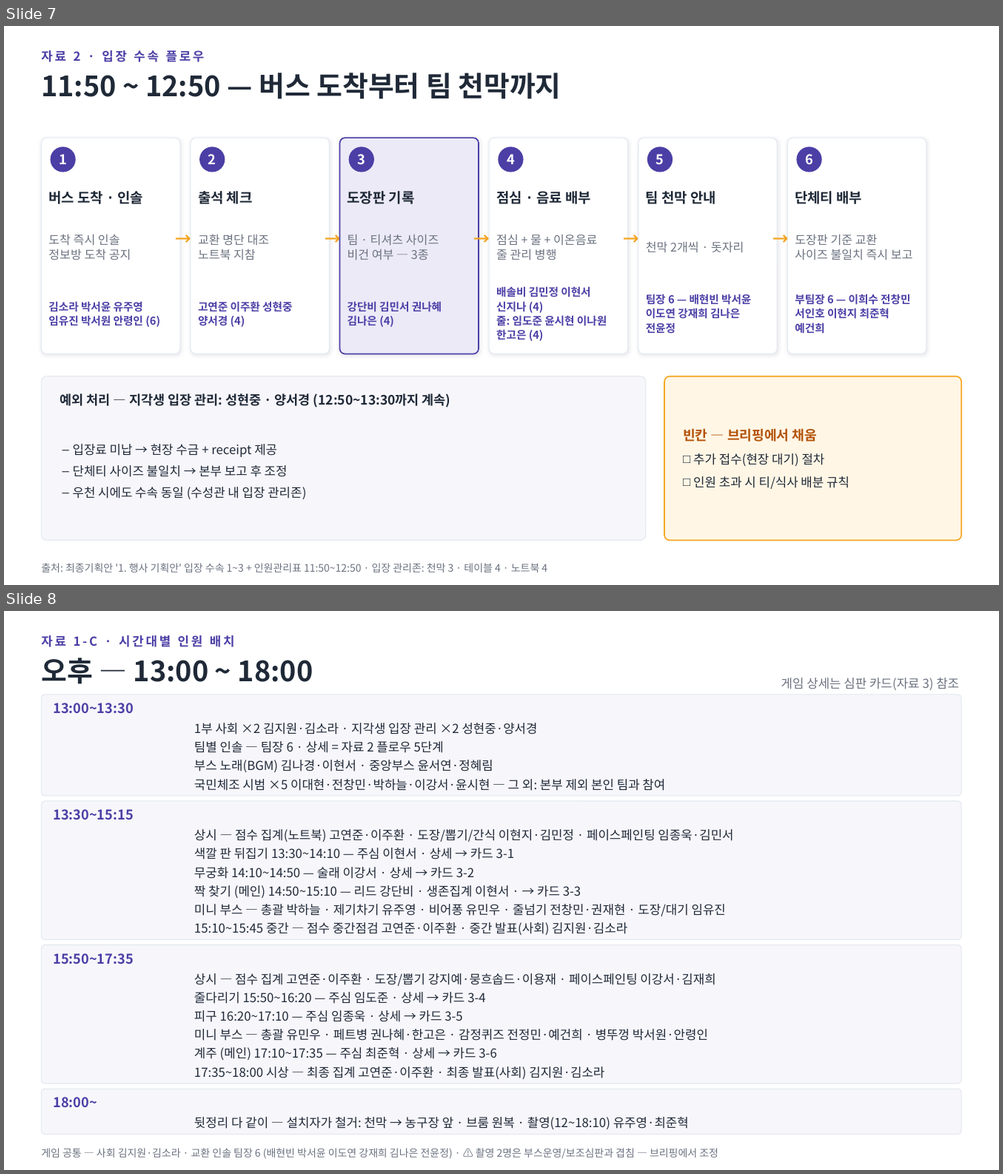
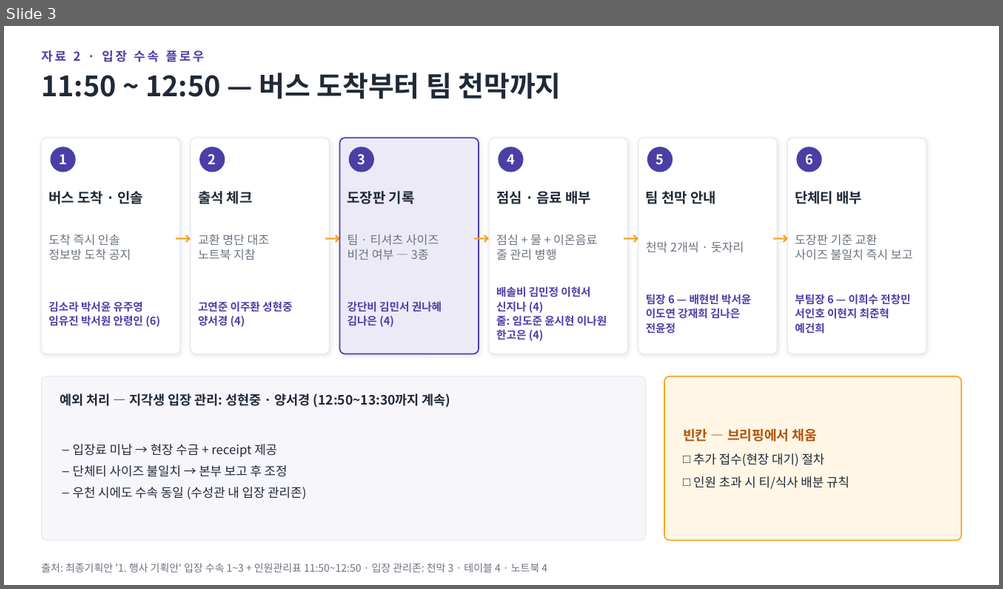
Before and after one commit to F10W3R-13/sportsday-hub, a slide deck: 26-2 Sports Day/최종 브리핑 덱 (발표자용).pptx. Shown one above the other, each under a label of ours: slides 7 and 8 before the commit, slide 3 after it. The pictures are 1003x1174 and 1003x589 pixels, drawn with LibreOffice and Linux fonts; fonts in the diff are those of the drawing. Boxes give left, top, right and bottom in pixels: in the first picture for what was removed or moved away, otherwise in the second. Text is boxed around its words. In the diff, an @@ line names an element or a change of style, - is before the commit and + after.

Commit message:
docs: 26-2 최종 콘텐츠 확정 — 기획지침 마스터·브리핑 덱 최종본, 검증 절차·진행용 브리핑·시각자료 계획 문서 신규, 행사일 9/20 마이그레이션(0021)

```diff
--- a/26-2 Sports Day/최종 브리핑 덱 (발표자용).pptx
+++ b/26-2 Sports Day/최종 브리핑 덱 (발표자용).pptx
@@ slide 8 removed at box(4, 611, 999, 1170), background #FFFFFF @@
@@ text removed at box(41, 635, 235, 647) @@
-자료 1-C · 시간대별 인원 배치
@@ text removed at box(41, 658, 313, 684) @@
-오후 — 13:00 ~ 18:00
@@ rounded rectangle removed at box(41, 695, 962, 796) @@
@@ text removed at box(781, 678, 959, 690) @@
-게임 상세는 심판 카드(자료 3) 참조
@@ text removed at box(53, 703, 133, 713) @@
-13:00~13:30
@@ text removed at box(194, 723, 538, 735) @@
-1부 사회 ×2 김지원·김소라 · 지각생 입장 관리 ×2 성현중·양서경
@@ text removed at box(194, 741, 444, 753) @@
-팀별 인솔 — 팀장 6 · 상세 = 자료 2 플로우 5단계
@@ text removed at box(194, 760, 493, 772) @@
-부스 노래(BGM) 김나경·이현서 · 중앙부스 윤서연·정혜림
@@ text removed at box(194, 779, 665, 791) @@
-국민체조 시범 ×5 이대현·전창민·박하늘·이강서·윤시현 — 그 외: 본부 제외 본인 팀과 참여
@@ rounded rectangle removed at box(41, 801, 962, 940) @@
@@ text removed at box(53, 809, 133, 820) @@
-13:30~15:15
@@ text removed at box(194, 829, 733, 842) @@
-상시 — 점수 집계(노트북) 고연준·이주환 · 도장/뽑기/간식 이현지·김민정 · 페이스페인팅 임종욱·김민서
@@ text removed at box(194, 848, 514, 860) @@
-색깔 판 뒤집기 13:30~14:10 — 주심 이현서 · 상세 → 카드 3-1
@@ text removed at box(194, 867, 474, 879) @@
-무궁화 14:10~14:50 — 술래 이강서 · 상세 → 카드 3-2
@@ text removed at box(194, 886, 580, 898) @@
-짝 찾기 (메인) 14:50~15:10 — 리드 강단비 · 생존집계 이현서 · → 카드 3-3
@@ text removed at box(194, 904, 726, 917) @@
-미니 부스 — 총괄 박하늘 · 제기차기 유주영 · 비어퐁 유민우 · 줄넘기 전창민·권재현 · 도장/대기 임유진
@@ text removed at box(194, 923, 627, 935) @@
-15:10~15:45 중간 — 점수 중간점검 고연준·이주환 · 중간 발표(사회) 김지원·김소라
@@ rounded rectangle removed at box(41, 945, 962, 1084) @@
@@ text removed at box(53, 954, 133, 964) @@
-15:50~17:35
@@ text removed at box(194, 974, 715, 986) @@
-상시 — 점수 집계 고연준·이주환 · 도장/뽑기 강지예·뭉흐솝드·이용재 · 페이스페인팅 이강서·김재희
@@ text removed at box(194, 992, 485, 1004) @@
-줄다리기 15:50~16:20 — 주심 임도준 · 상세 → 카드 3-4
@@ text removed at box(194, 1011, 462, 1022) @@
-피구 16:20~17:10 — 주심 임종욱 · 상세 → 카드 3-5
@@ text removed at box(194, 1029, 708, 1041) @@
-미니 부스 — 총괄 유민우 · 페트병 권나혜·한고은 · 감정퀴즈 전정민·예건희 · 병뚜껑 박서원·안령인
@@ text removed at box(194, 1048, 496, 1060) @@
-계주 (메인) 17:10~17:35 — 주심 최준혁 · 상세 → 카드 3-6
@@ text removed at box(194, 1067, 604, 1079) @@
-17:35~18:00 시상 — 최종 집계 고연준·이주환 · 최종 발표(사회) 김지원·김소라
@@ rounded rectangle removed at box(41, 1089, 962, 1135) @@
@@ text removed at box(53, 1097, 97, 1108) @@
-18:00~
@@ text removed at box(194, 1117, 688, 1130) @@
-뒷정리 다 같이 — 설치자가 철거: 천막 → 농구장 앞 · 브룸 원복 · 촬영(12~18:10) 유주영·최준혁
@@ text removed at box(41, 1148, 718, 1159) @@
-게임 공통 — 사회 김지원·김소라 · 교환 인솔 팀장 6 (배현빈 박서윤 이도연 강재희 김나은 전윤정) · ⚠ 촬영 2명은 부스운영/보조심판과 겹침 — 브리핑에서 조정
@@ what was slide 7 is now slide 3 @@
```
Also in this commit, not shown: 1 slide changed, 1 slide added, 6 other slides removed, 8 other files.
